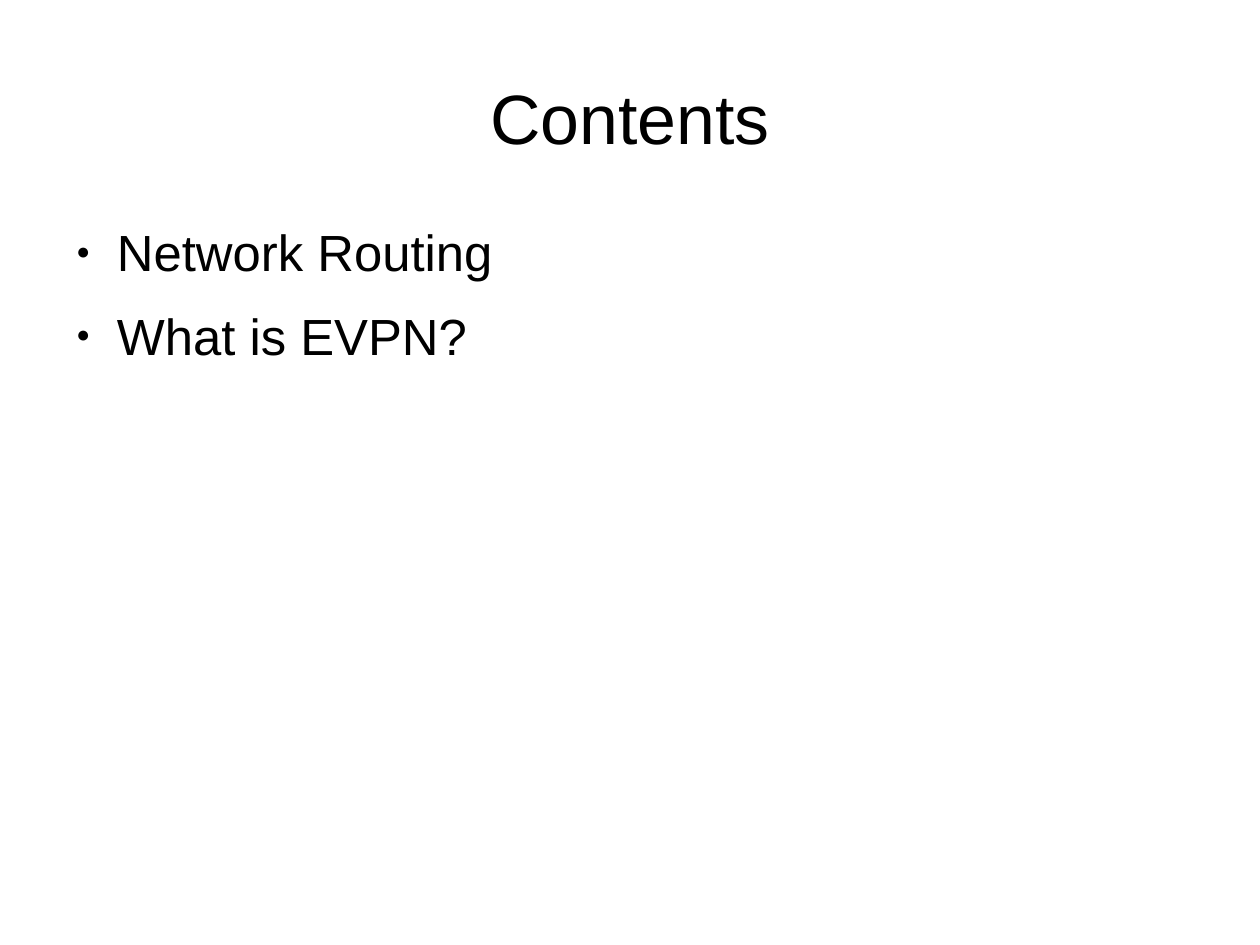
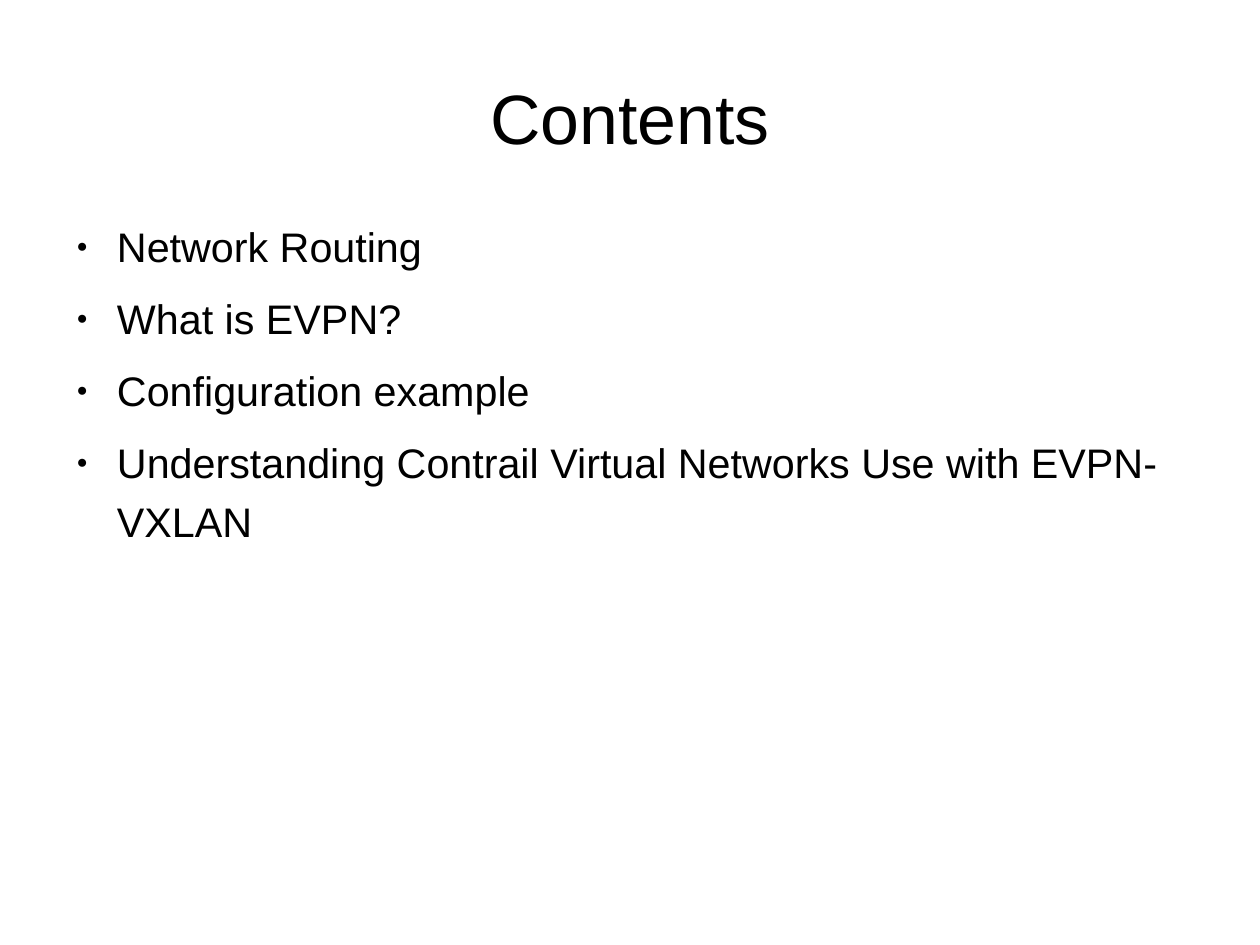
Before and after one commit to hoangphuocbk/tungsten-document, a slide deck: slide 2 of Networking-Tungsten.pptx. Drawn at 1260x945 pixels with LibreOffice and Linux fonts; fonts in the diff are those of the drawing; background and template pictures are left out. Boxes give left, top, right and bottom in pixels: in the first picture for what was removed or moved away, otherwise in the second. Text is boxed around its words. In the diff, an @@ line names an element or a change of style, - is before the commit and + after.

Commit message:
add evpn vxlan layer3

```diff
--- a/Networking-Tungsten.pptx
+++ b/Networking-Tungsten.pptx
@@ text at [117,232,422,335]: size 32 to 26 pt in "Network Routing", "What is EVPN?" @@
@@ text at [117,376,1157,537]: paragraphs added @@
+● Configuration example
+● Understanding Contrail Virtual Networks Use with EVPN-VXLAN
```
Also in this commit, not shown: 3 other slides changed, 28 slides added, 1 slide removed, 2 other files.
